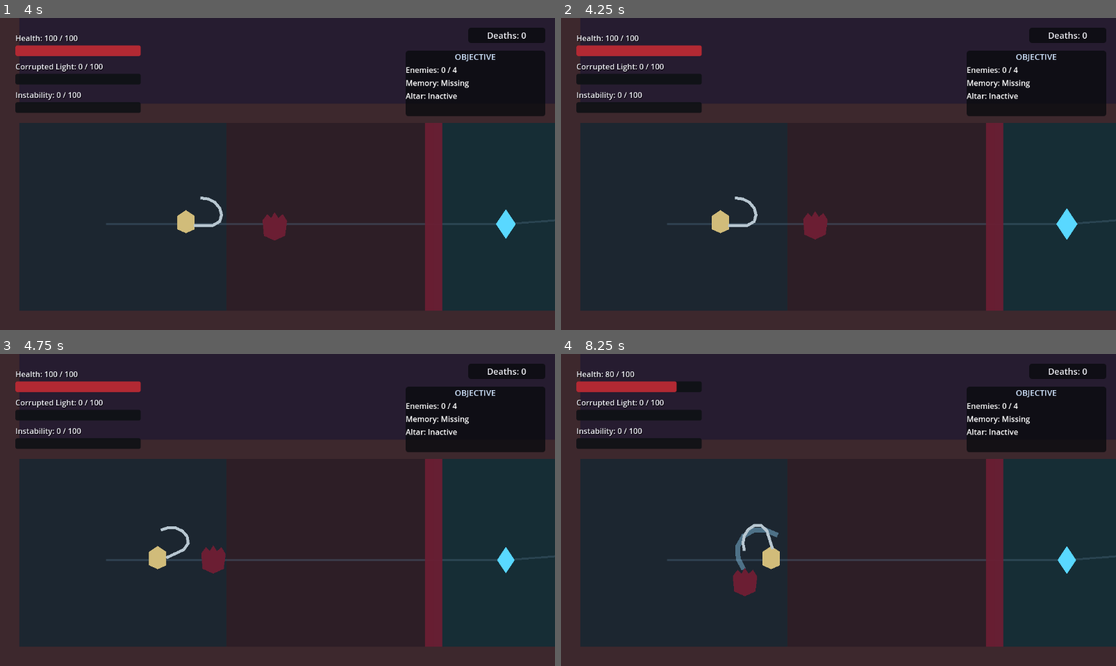
Above: before the commit, frames 1-4 (two rows, left to right).
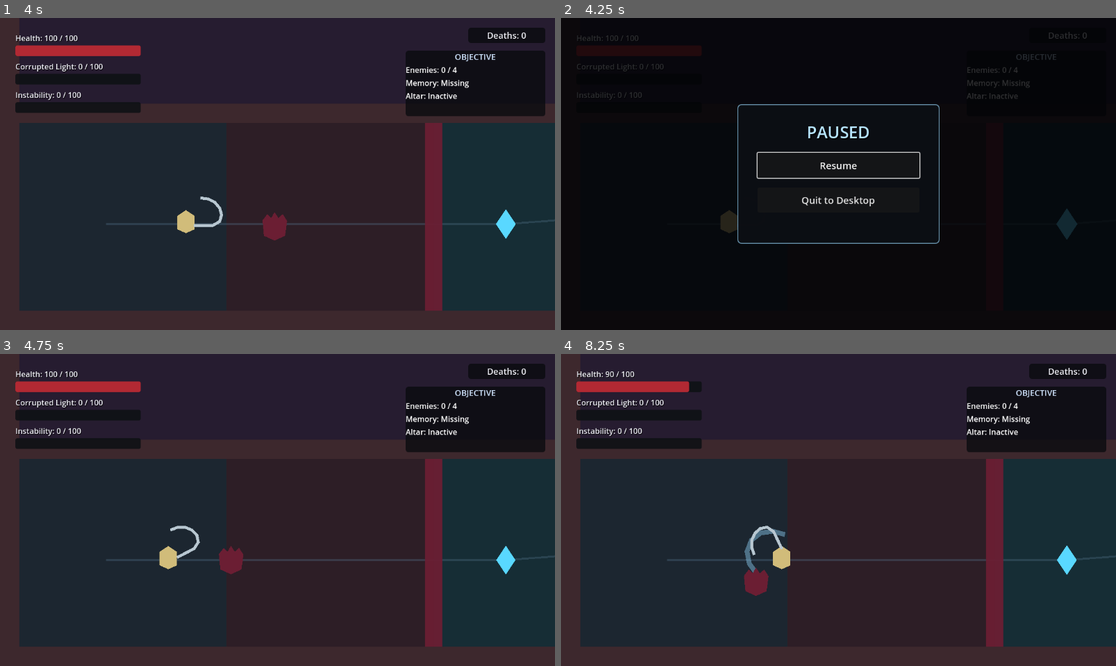
Above: after the commit, the same moments.

Repository: Fsemjr/ProjetoSolaris
Game: Godot game, scene res://scenes/levels/prototype_arena/prototype_arena.tscn
Two runs of this game, one before a commit and one after it. Both use one fixed random seed, a clock stepped at 60 frames per second and the inputs below.
Inputs (mouse positions are in pixels of both pictures, inside the frame that each line leads up to):
- Up to frame 1 (4 s): tap Enter (restart_run) at 0.5, 2 s; move the mouse to (399, 158) at 0.52 s; hold D (move_right) 0.53-1.28 s; click (399, 158) at 0.6 s; move the mouse to (166, 189) at 1.27 s; hold S (move_down) 1.28-2.03 s; tap Space (dodge) at 1.35, 3.6 s; move the mouse to (333, 105) at 2.02 s; hold D (move_right) 2.03-2.78 s; hold E (interact) 2.03-2.78 s; move the mouse to (249, 236) at 2.77 s; hold W (move_up) 2.78-3.53 s; click (249, 236) at 2.85 s; move the mouse to (444, 220) at 3.52 s; hold A (move_left) from 3.53 s (still down)
- Up to frame 2 (4.25 s): keep holding A (move_left); tap Escape (pause) at 4.15 s
- Up to frame 3 (4.75 s): release A (move_left) at 4.25 s; click (277, 500) at 4.25 s, where only the run after the commit has a clickable "Resume"
- Up to frame 4 (8.25 s): move the mouse to (672, 463) at 5.02 s; hold A (move_left) 5.03-5.78 s; tap E (interact) at 5.1 s; move the mouse to (866, 510) at 5.77 s; hold S (move_down) 5.78-6.53 s; click (866, 510) at 5.85 s; move the mouse to (755, 432) at 6.52 s; hold D (move_right) 6.53-7.28 s; tap Space (dodge) at 6.6 s; move the mouse to (960, 494) at 7.27 s; hold W (move_up) 7.28-8.03 s; hold E (interact) 7.28-8.03 s; move the mouse to (727, 525) at 8.02 s; hold D (move_right) from 8.03 s (still down); click (727, 525) at 8.1 s

Frame 1 is identical in both runs. In frame 2, 93% of the frame differs, in the area x 0-100%, y 0-100%; in frame 3, 1.0%; in frame 4, 1.2%.

Commit message:
feat: add funcional pause menu

Diff:
--- a/scenes/levels/prototype_arena/prototype_arena.tscn
+++ b/scenes/levels/prototype_arena/prototype_arena.tscn
@@ -12,6 +12,7 @@
 [ext_resource type="PackedScene" path="res://scenes/ui/memory_panel/memory_panel.tscn" id="10_memory_panel"]
 [ext_resource type="PackedScene" path="res://scenes/ui/tutorial_prompt/tutorial_prompt.tscn" id="11_tutorial_prompt"]
 [ext_resource type="Script" path="res://scripts/systems/tutorial_controller.gd" id="12_tutorial_controller"]
+[ext_resource type="PackedScene" path="res://scenes/ui/pause_menu/pause_menu.tscn" id="13_pause_menu"]
 
 [sub_resource type="RectangleShape2D" id="RectangleShape2D_horizontal"]
 size = Vector2(2400, 40)
@@ -226,3 +227,5 @@
 [node name="TutorialPrompt" parent="CanvasLayer" instance=ExtResource("11_tutorial_prompt")]
 
 [node name="MemoryPanel" parent="CanvasLayer" instance=ExtResource("10_memory_panel")]
+
+[node name="PauseMenu" parent="CanvasLayer" instance=ExtResource("13_pause_menu")]
--- /dev/null
+++ b/scenes/ui/pause_menu/pause_menu.tscn
@@ -0,0 +1,93 @@
+[gd_scene load_steps=3 format=3]
+
+[ext_resource type="Script" path="res://scripts/ui/pause_menu.gd" id="1_pause"]
+
+[sub_resource type="StyleBoxFlat" id="StyleBox_pause_panel"]
+bg_color = Color(0.045, 0.055, 0.075, 0.98)
+border_width_left = 2
+border_width_top = 2
+border_width_right = 2
+border_width_bottom = 2
+border_color = Color(0.48, 0.68, 0.8, 0.82)
+corner_radius_top_left = 8
+corner_radius_top_right = 8
+corner_radius_bottom_right = 8
+corner_radius_bottom_left = 8
+content_margin_left = 42.0
+content_margin_top = 34.0
+content_margin_right = 42.0
+content_margin_bottom = 34.0
+
+[node name="PauseMenu" type="Control"]
+process_mode = 3
+visible = false
+z_index = 180
+layout_mode = 3
+anchors_preset = 15
+anchor_right = 1.0
+anchor_bottom = 1.0
+grow_horizontal = 2
+grow_vertical = 2
+mouse_filter = 0
+script = ExtResource("1_pause")
+
+[node name="DimBackground" type="ColorRect" parent="."]
+layout_mode = 1
+anchors_preset = 15
+anchor_right = 1.0
+anchor_bottom = 1.0
+grow_horizontal = 2
+grow_vertical = 2
+mouse_filter = 0
+color = Color(0.008, 0.012, 0.02, 0.82)
+
+[node name="Panel" type="PanelContainer" parent="."]
+custom_minimum_size = Vector2(420, 290)
+layout_mode = 1
+anchors_preset = 8
+anchor_left = 0.5
+anchor_top = 0.5
+anchor_right = 0.5
+anchor_bottom = 0.5
+offset_left = -210.0
+offset_top = -145.0
+offset_right = 210.0
+offset_bottom = 145.0
+grow_horizontal = 2
+grow_vertical = 2
+mouse_filter = 0
+theme_override_styles/panel = SubResource("StyleBox_pause_panel")
+
+[node name="Content" type="VBoxContainer" parent="Panel"]
+layout_mode = 2
+mouse_filter = 1
+theme_override_constants/separation = 20
+
+[node name="TitleLabel" type="Label" parent="Panel/Content"]
+layout_mode = 2
+mouse_filter = 2
+theme_override_colors/font_color = Color(0.72, 0.9, 1, 1)
+theme_override_colors/font_shadow_color = Color(0, 0, 0, 1)
+theme_override_constants/shadow_offset_x = 2
+theme_override_constants/shadow_offset_y = 2
+theme_override_font_sizes/font_size = 34
+text = "PAUSED"
+horizontal_alignment = 1
+
+[node name="ResumeButton" type="Button" parent="Panel/Content"]
+custom_minimum_size = Vector2(0, 52)
+layout_mode = 2
+focus_neighbor_bottom = NodePath("../QuitButton")
+theme_override_font_sizes/font_size = 20
+text = "Resume"
+
+[node name="QuitButton" type="Button" parent="Panel/Content"]
+custom_minimum_size = Vector2(0, 52)
+layout_mode = 2
+focus_neighbor_top = NodePath("../ResumeButton")
+theme_override_font_sizes/font_size = 20
+text = "Quit to Desktop"
+
+[node name="InputGuardTimer" type="Timer" parent="."]
+wait_time = 0.05
+one_shot = true
--- a/scripts/characters/player/player.gd
+++ b/scripts/characters/player/player.gd
@@ -213,6 +213,13 @@
 	return player_state == PlayerState.READING_MEMORY
 
 
+func can_open_pause() -> bool:
+	return (
+		player_state == PlayerState.ACTIVE
+		and not health_component.is_dead
+	)
+
+
 func _on_arena_completed() -> void:
 	if player_state != PlayerState.ACTIVE:
 		return
--- a/scripts/systems/tutorial_controller.gd
+++ b/scripts/systems/tutorial_controller.gd
@@ -20,6 +20,7 @@
 var _combat_context_active: bool = false
 var _absorbing_core: CorruptedLightCore = null
 var _memory_panel_active: bool = false
+var _pause_menu_active: bool = false
 var _player_is_dead: bool = false
 var _arena_is_completed: bool = false
 var _is_configured: bool = false
@@ -149,6 +150,11 @@
 
 func set_memory_panel_active(active: bool) -> void:
 	_memory_panel_active = active
+	_refresh_prompt(true)
+
+
+func set_pause_menu_active(active: bool) -> void:
+	_pause_menu_active = active
 	_refresh_prompt(true)
 
 
@@ -337,6 +343,7 @@
 		return
 	if (
 		_memory_panel_active
+		or _pause_menu_active
 		or _player_is_dead
 		or _arena_is_completed
 		or (_absorbing_core != null and is_instance_valid(_absorbing_core))
--- /dev/null
+++ b/scripts/ui/pause_menu.gd
@@ -0,0 +1,179 @@
+class_name PauseMenu
+extends Control
+
+signal pause_opened
+signal pause_closed
+
+@export_range(0.03, 0.1, 0.01) var input_guard_duration: float = 0.05
+
+@onready var resume_button: Button = $Panel/Content/ResumeButton
+@onready var quit_button: Button = $Panel/Content/QuitButton
+@onready var input_guard_timer: Timer = $InputGuardTimer
+
+var is_open: bool = false
+var _is_closing: bool = false
+var _is_configured: bool = false
+var _player: Node = null
+var _tutorial_controller: TutorialController = null
+
+
+func _ready() -> void:
+	process_mode = Node.PROCESS_MODE_ALWAYS
+	hide()
+	input_guard_timer.wait_time = maxf(input_guard_duration, 0.001)
+	if not input_guard_timer.timeout.is_connected(_finish_close_pause):
+		input_guard_timer.timeout.connect(_finish_close_pause)
+	if not resume_button.pressed.is_connected(_on_resume_pressed):
+		resume_button.pressed.connect(_on_resume_pressed)
+	if not quit_button.pressed.is_connected(_on_quit_pressed):
+		quit_button.pressed.connect(_on_quit_pressed)
+
+
+func configure(
+	new_player: Node,
+	new_tutorial_controller: TutorialController
+) -> void:
+	if _is_configured:
+		return
+	if (
+		new_player == null
+		or not is_instance_valid(new_player)
+		or not new_player.has_method(&"can_open_pause")
+		or new_tutorial_controller == null
+		or not is_instance_valid(new_tutorial_controller)
+	):
+		push_error("PauseMenu requires valid arena references.")
+		return
+	_player = new_player
+	_tutorial_controller = new_tutorial_controller
+	if (
+		_player.has_signal(&"player_died")
+		and not _player.is_connected(&"player_died", _on_player_died)
+	):
+		_player.connect(&"player_died", _on_player_died)
+	_is_configured = true
+
+
+func _unhandled_input(event: InputEvent) -> void:
+	if (
+		_is_closing
+		or not event.is_action_pressed(&"pause")
+		or event.is_echo()
+	):
+		return
+	if is_open:
+		get_viewport().set_input_as_handled()
+		close_pause()
+	elif _can_open_pause():
+		get_viewport().set_input_as_handled()
+		open_pause()
+
+
+func open_pause() -> void:
+	if is_open or _is_closing or not _can_open_pause():
+		return
+
+	input_guard_timer.stop()
+	resume_button.disabled = false
+	quit_button.disabled = false
+	is_open = true
+	show()
+	_tutorial_controller.set_pause_menu_active(true)
+	get_tree().paused = true
+	resume_button.grab_focus()
+	pause_opened.emit()
+
+
+func close_pause() -> void:
+	if not is_open or _is_closing:
+		return
+	_is_closing = true
+	resume_button.disabled = true
+	quit_button.disabled = true
+	input_guard_timer.start(maxf(input_guard_duration, 0.001))
+
+
+func toggle_pause() -> void:
+	if is_open:
+		close_pause()
+	else:
+		open_pause()
+
+
+func _can_open_pause() -> bool:
+	return (
+		_is_configured
+		and not get_tree().paused
+		and _player != null
+		and is_instance_valid(_player)
+		and bool(_player.call(&"can_open_pause"))
+	)
+
+
+func _finish_close_pause() -> void:
+	if not is_open:
+		_is_closing = false
+		return
+
+	input_guard_timer.stop()
+	is_open = false
+	_is_closing = false
+	hide()
+	get_viewport().gui_release_focus()
+	get_tree().paused = false
+	if (
+		_tutorial_controller != null
+		and is_instance_valid(_tutorial_controller)
+	):
+		_tutorial_controller.set_pause_menu_active(false)
+	pause_closed.emit()
+
+
+func _force_close_pause() -> void:
+	input_guard_timer.stop()
+	_is_closing = false
+	if not is_open:
+		return
+	is_open = false
+	hide()
+	get_viewport().gui_release_focus()
+	get_tree().paused = false
+	if (
+		_tutorial_controller != null
+		and is_instance_valid(_tutorial_controller)
+	):
+		_tutorial_controller.set_pause_menu_active(false)
+	pause_closed.emit()
+
+
+func _on_resume_pressed() -> void:
+	close_pause()
+
+
+func _on_quit_pressed() -> void:
+	if not is_open or _is_closing:
+		return
+	get_tree().quit()
+
+
+func _on_player_died() -> void:
+	# A death registered in the same frame has priority over the pause overlay.
+	_force_close_pause()
+
+
+func _exit_tree() -> void:
+	input_guard_timer.stop()
+	if (
+		_player != null
+		and is_instance_valid(_player)
+		and _player.has_signal(&"player_died")
+		and _player.is_connected(&"player_died", _on_player_died)
+	):
+		_player.disconnect(&"player_died", _on_player_died)
+	if is_open or _is_closing:
+		get_tree().paused = false
+	if (
+		_tutorial_controller != null
+		and is_instance_valid(_tutorial_controller)
+	):
+		_tutorial_controller.set_pause_menu_active(false)
--- a/scripts/world/prototype_arena.gd
+++ b/scripts/world/prototype_arena.gd
@@ -11,6 +11,7 @@
 @onready var memory_panel: MemoryPanel = $CanvasLayer/MemoryPanel
 @onready var tutorial_prompt: TutorialPrompt = $CanvasLayer/TutorialPrompt
 @onready var tutorial_controller: TutorialController = $TutorialController
+@onready var pause_menu: PauseMenu = $CanvasLayer/PauseMenu
 
 var _common_enemy_spawns: Array[Dictionary] = []
 var _encounter_spawn_ids: Dictionary = {}
@@ -24,6 +25,7 @@
 	_configure_player_spawn()
 	_bind_player_hud()
 	tutorial_controller.configure(player, player_hud, tutorial_prompt)
+	pause_menu.configure(player, tutorial_controller)
 	if not memory_panel.memory_closed.is_connected(
 		_on_memory_panel_closed
 	):
Not shown: 1 places in scenes/levels/prototype_arena/prototype_arena.tscn that only renumber resources
Not shown, added: scripts/ui/pause_menu.gd.uid
Not shown, added: PAUSE_FLOW.md
Not shown, changed: TASKS.md
